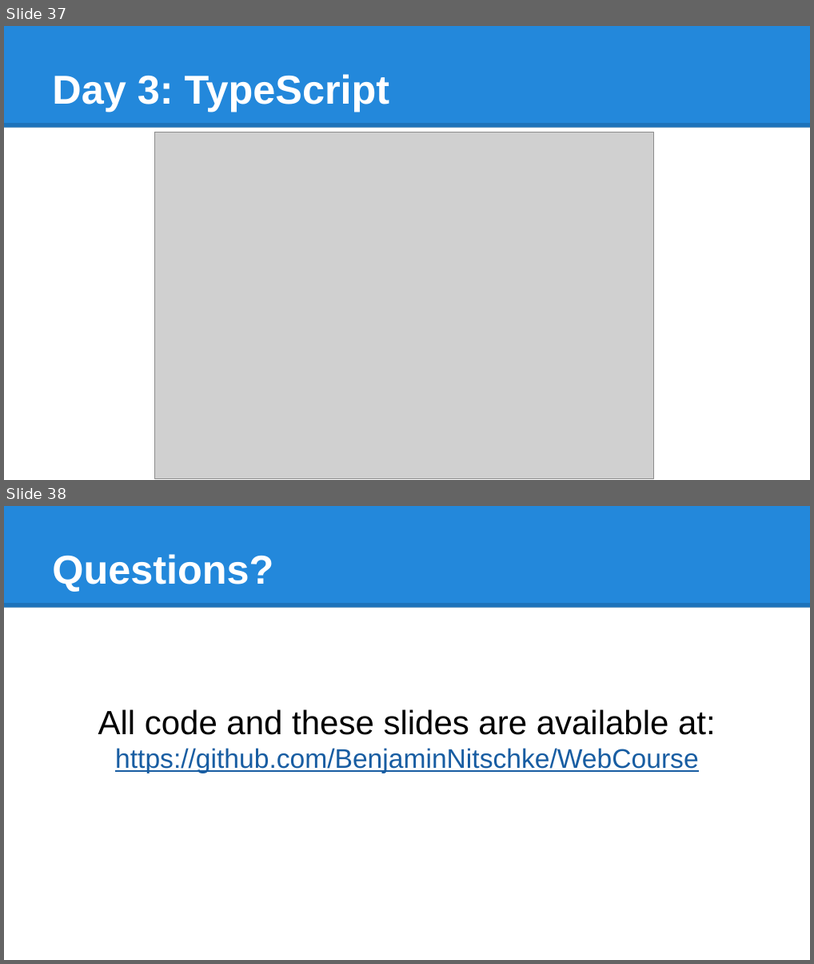
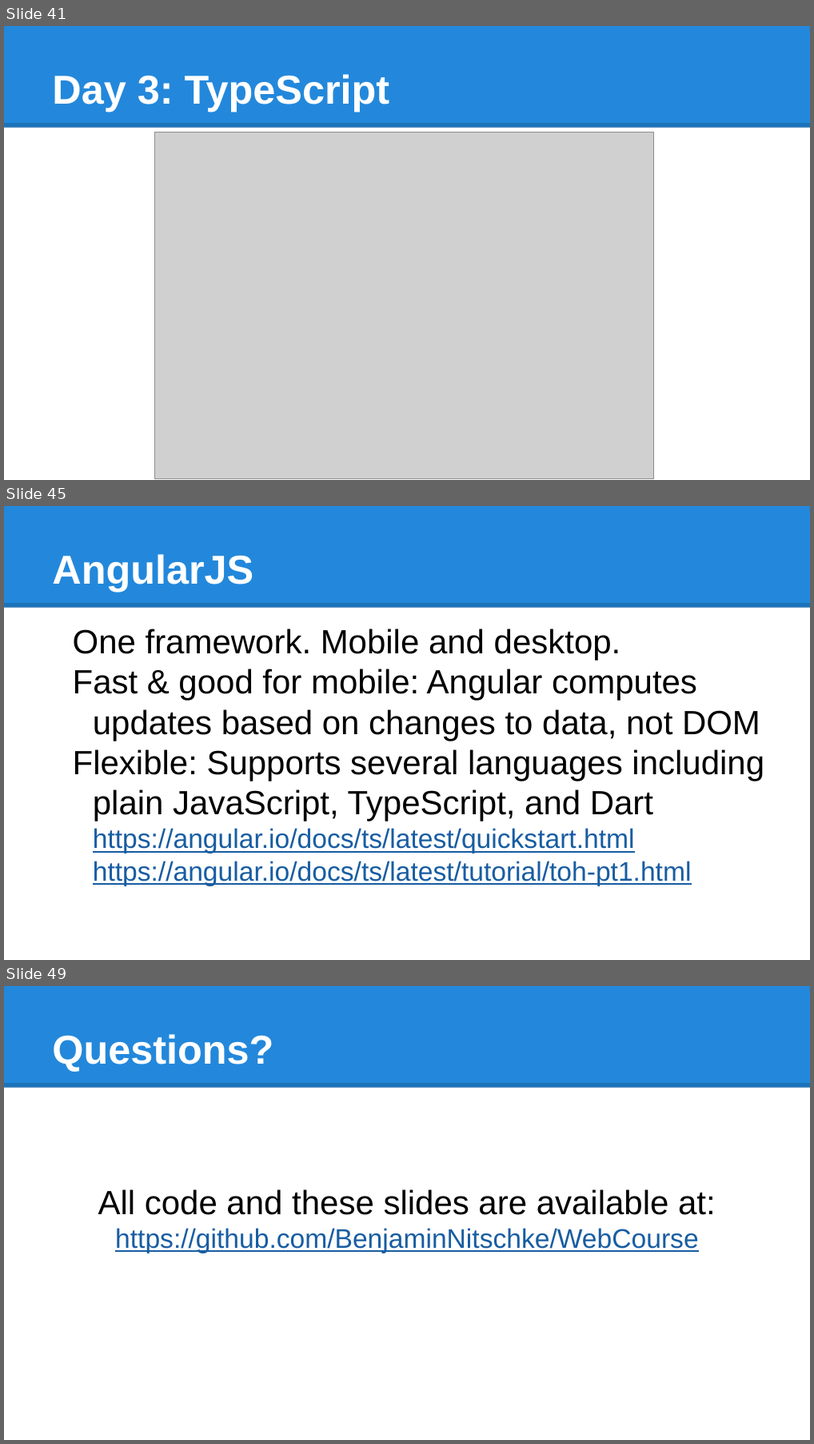
Before and after one commit to BenjaminNitschke/WebCourse, a slide deck: Web Course Games Academy January 2016.pptx. Shown one above the other, each under a label of ours: slides 37 and 38 before the commit, slides 41, 45 and 49 after it; the slides between them are not shown. The pictures are 814x964 and 814x1444 pixels, drawn with LibreOffice and Linux fonts; fonts in the diff are those of the drawing; grey boxes stand for pictures. Boxes give left, top, right and bottom in pixels: in the first picture for what was removed or moved away, otherwise in the second. Text is boxed around its words. In the diff, an @@ line names an element or a change of style, - is before the commit and + after.

Commit message:
Final commit with TypeScript Website and Server
Using a lot more Client side JavaScript code generated from TypeScript
and TypeScript on Node.js web server, plus more advanced topics
discussed in the slides.

```diff
--- a/Web Course Games Academy January 2016.pptx
+++ b/Web Course Games Academy January 2016.pptx
@@ slide 45 added at bbox=[4, 506, 810, 960], background #FFFFFF; not listed: 2 template elements that a slide beside it also shows @@
@@ title added at bbox=[52, 554, 254, 591], 36 pt, text #FFFFFF, bold @@
+AngularJS
@@ text added at bbox=[73, 628, 765, 886], 30 pt, text #000000 @@
+One framework. Mobile and desktop.
+Fast & good for mobile: Angular computes updates based on changes to data, not DOM
+Flexible: Supports several languages including plain JavaScript, TypeScript, and Dart
+https://angular.io/docs/ts/latest/quickstart.html
+https://angular.io/docs/ts/latest/tutorial/toh-pt1.html
@@ what was slide 37 is now slide 41 @@
@@ what was slide 38 is now slide 49 @@
```
Also in this commit, not shown: 2 slides changed, 10 other slides added, 22 other files.
